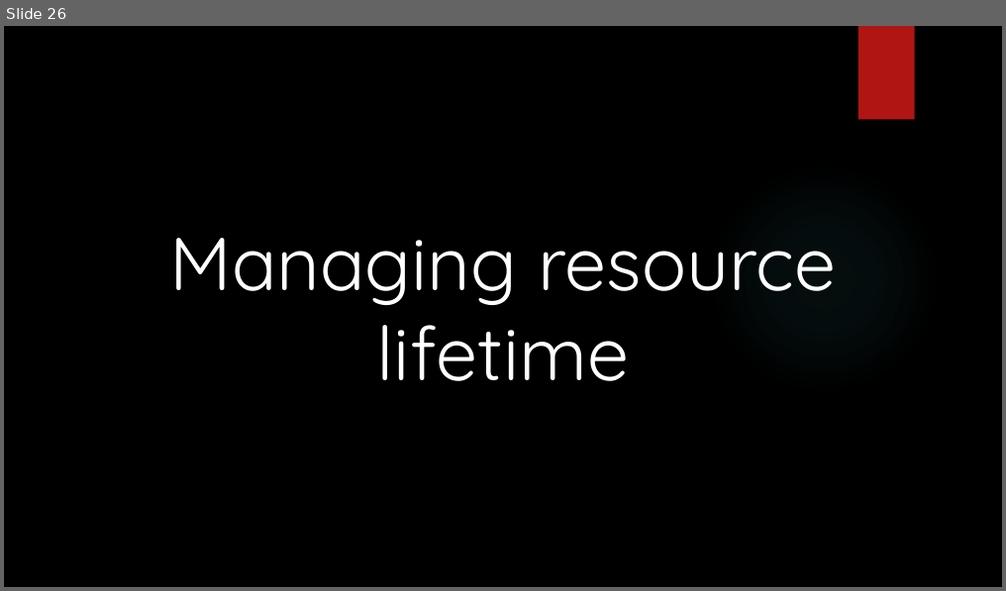
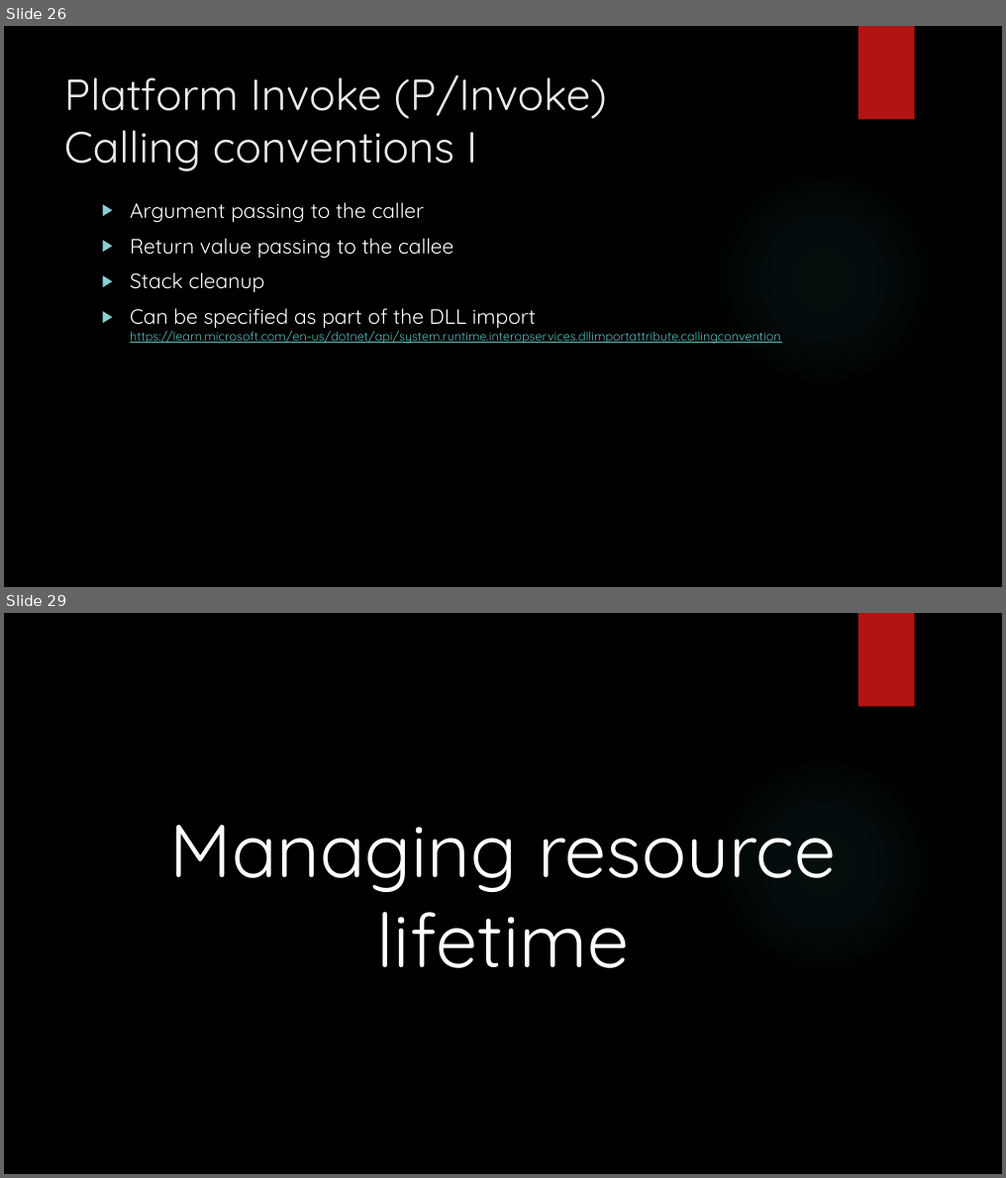
Before and after one commit to dennisdietrich/UnsafeCSharp, a slide deck: doc/Introduction to unsafe C#.pptx. Shown one above the other, each under a label of ours: slide 26 before the commit, slides 26 and 29 after it; the slides between them are not shown. The pictures are 1006x591 and 1006x1178 pixels, drawn with LibreOffice and Linux fonts; fonts in the diff are those of the drawing; background and template pictures are left out. Boxes give left, top, right and bottom in pixels: in the first picture for what was removed or moved away, otherwise in the second. Text is boxed around its words. In the diff, an @@ line names an element or a change of style, - is before the commit and + after.

Commit message:
Added slides about calling conventions (issue #2)

```diff
--- a/doc/Introduction to unsafe C#.pptx
+++ b/doc/Introduction to unsafe C#.pptx
@@ slide 26 added at [4,26,1002,587], background picture (left out); not listed: 2 template elements that a slide beside it also shows @@
@@ title added at [64,76,607,172], 42 pt, text #EBEBEB @@
+Platform Invoke (P/Invoke)
+Calling conventions I
@@ text added at [130,202,780,344], 12 pt, text #58C1BA, underline @@
+▶ Argument passing to the caller
+▶ Return value passing to the callee
+▶ Stack cleanup
+▶ Can be specified as part of the DLL import
+  https://learn.microsoft.com/en-us/dotnet/api/system.runtime.interopservices.dllimportattribute.callingconvention
@@ what was slide 26 is now slide 29 @@
```
Also in this commit, not shown: 2 other slides added.
